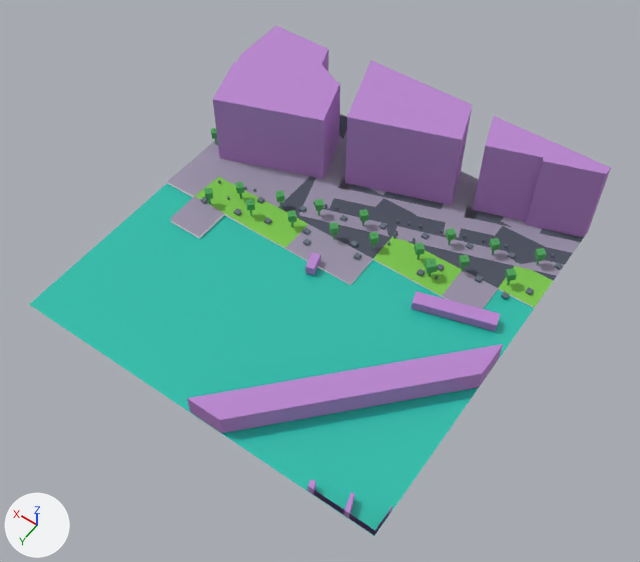
Renders of the glTF model public/maps/melbourne/chunks/2_-14.glb from each side of a commit.
Rendered twice from a 50 mm camera at (196.0, 1761.9, 207.4) aimed at (287.8, 1633.4, 5.5). Lighting does not change. The marker at lower left points along +X, +Y and +Z. The first picture is the older version. Where no turn or scale is listed for an object, it has been applied to the vertices. Vertices at exactly the same position are counted once.

The scene before the commit, as lines of its bpy script (objects in view):
```python
me_mesh_0 = bpy.data.meshes.new('Mesh_0')
me_mesh_0.from_pydata(...)  # 968 vertices, 1400 faces; spans x -60.8..60.8, y -60.0..60.0, z -14.1..14.1
# faces by material slot: [48, 84, 12, 108, 140, 432, 576]
me_mesh_0.materials.append(mat_asphalt)  # greyish blue #4f5563
me_mesh_0.materials.append(mat_pavement)  # grey #9a93a8
me_mesh_0.materials.append(mat_grass)  # green #7ec84f
me_mesh_0.materials.append(mat_water)  # cyan #2ec2af
me_mesh_0.materials.append(mat_commercial)  # purple #b985cf
me_mesh_0.materials.append(mat_vegetation)  # green #50a65d
me_mesh_0.materials.append(mat_prop)  # greyish blue #697681
ob_compiled_chunk = bpy.data.objects.new('compiled-chunk', me_mesh_0)
ob_compiled_chunk.location = (294.8, 1626.0, 14.2)
```
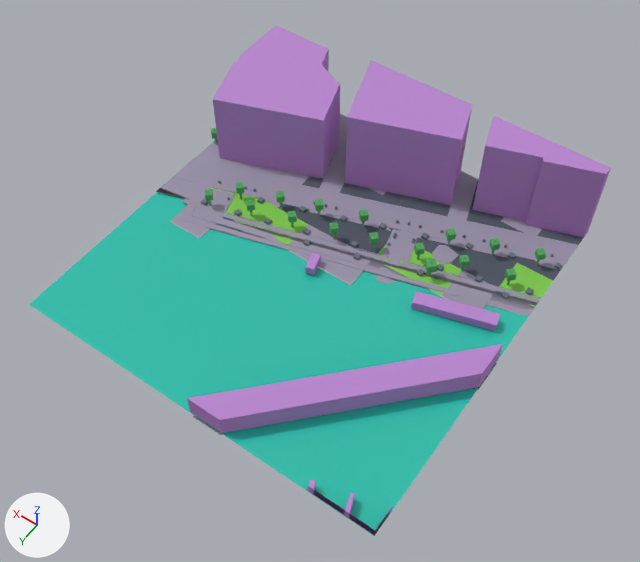
Where the newer file only moved an object's origin or applied its transform, the numbers keep the older frame.

Location of each change, (x1, y1, x2, y2) in pixels of the pictures (640 x 562 px; the box of a moved part takes in the faces that stretch with it):
part 1 of me_mesh_0, moved or reshaped: before (236, 182, 244, 193); after (236, 182, 244, 194)
part 2 of me_mesh_0, moved or reshaped: before (204, 188, 213, 199); after (204, 189, 213, 201)
part 3 of me_mesh_0, moved or reshaped: before (234, 208, 242, 216); after (234, 209, 242, 216)
part 4 of me_mesh_0, rebuilt (124% wider, 23% taller): before (299, 114, 412, 241); after (309, 114, 563, 270)
part 5 of me_mesh_0, rebuilt (not visible afterwards): before (461, 206, 580, 253)
part 6 of me_mesh_0, deleted: before (464, 178, 479, 219)
part 7 of me_mesh_0, reshaped: before (167, 115, 564, 284); after (156, 131, 578, 435)

The edits, one by one:
Material 'cycleway' (mat_cycleway) is new.
Its base color is (0.34, 0.18, 0.14) (brown #9e7669).
Its roughness is 0.9.
me_mesh_0 is used by ob_compiled_chunk; location (294.8, 1626.0, 14.2).
me_mesh_0 had 968 vertices, 1400 faces and spanned x -60.8..60.8, y -60.0..60.0, z -14.1..14.1.
me_mesh_0 now has 1239 vertices, 1799 faces and spans x -60.8..60.8, y -60.0..60.0, z -15.7..14.1.
me_mesh_0 part 1: the loose piece of 8 vertices spanning x 33.6..37.0, y -10.2..-6.8, z -10.0..-7.7 is moved by (0.0, 0.0, -0.1).
me_mesh_0 part 2: the loose piece of 8 vertices spanning x 39.4..42.8, y -2.0..1.4, z -9.3..-6.9 is moved by (0.0, 0.0, -0.7).
me_mesh_0 part 3: the loose piece of 8 vertices spanning x 31.0..32.7, y -3.6..-1.9, z -13.4..-12.5 is moved by (0.0, 0.0, -0.3).
me_mesh_0 part 4: the loose piece of 19 vertices spanning x -18.0..39.2, y -60.0..-13.2, z -13.8..-13.5 is rebuilt with 21 vertices and now spans x -60.8..36.5, y -60.0..-16.3, z -13.8..-13.7.
me_mesh_0 part 5: the loose piece of 8 vertices spanning x -60.8..-23.7, y -54.5..-37.8, z -13.8 is rebuilt with 10 vertices and now spans x -60.8..-8.4, y -50.9..-26.8, z -13.8..-13.7, in mat_cycleway (brown #9e7669).
me_mesh_0 part 6: the loose piece of 4 vertices spanning x -30.0..-19.3, y -60.0..-42.4, z -13.8 is deleted.
me_mesh_0 part 7: 41 vertices moved within x -12.8..59.2, y -25.3..12.0, z -13.7..-7.7; 37 vertices removed from x -60.8..59.2, y -60.0..0.8, z -13.8..-11.9; 308 vertices added at x -60.8..59.2, y -60.0..60.0, z -15.7..-13.5.
Other edits to the shape of me_mesh_0 do not show in these pictures.
me_mesh_0 gains material mat_cycleway (brown #9e7669).
